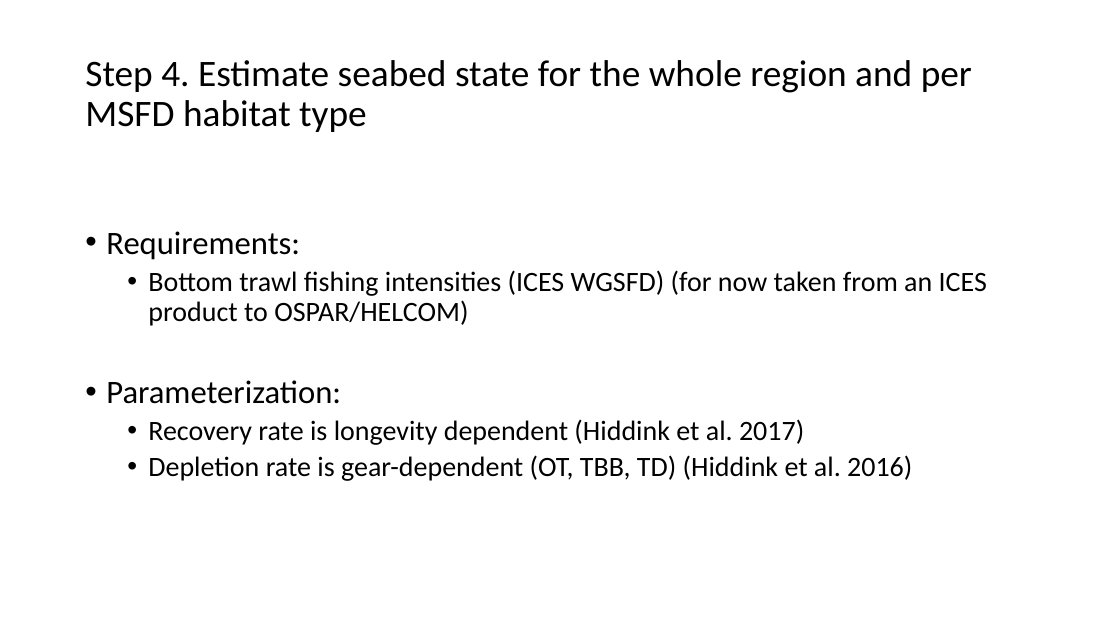
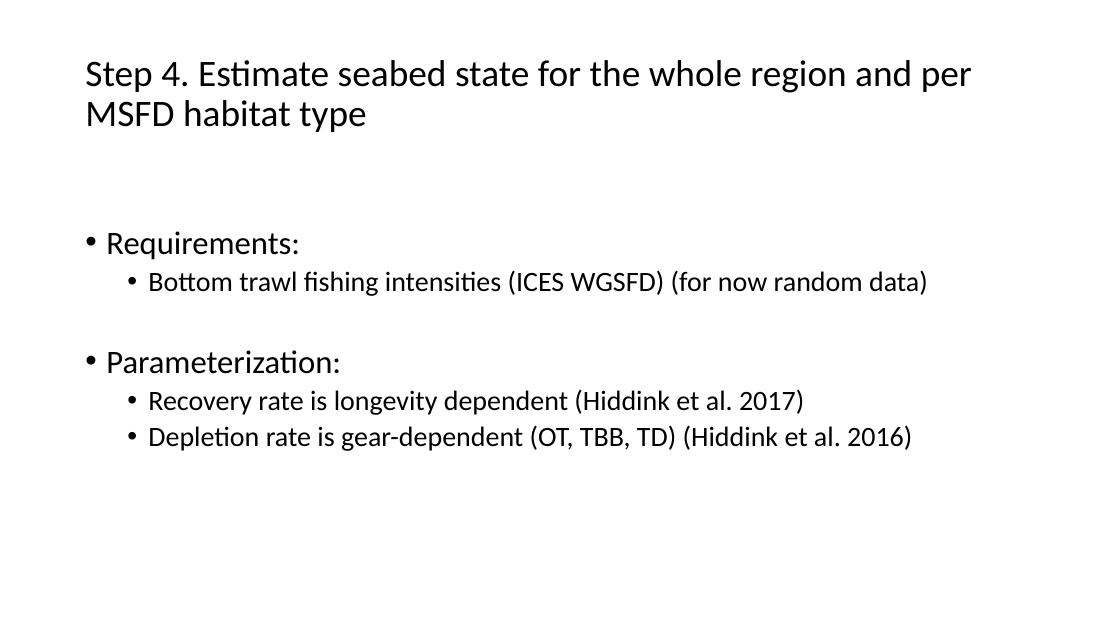
Before and after one commit to ices-eg/FBIT, a slide deck: slide 16 of TAF - ICES tutorial/Introduction to scripts and tutorial on running FBIT.pptx. Drawn at 1120x630 pixels with LibreOffice and Linux fonts; fonts in the diff are those of the drawing. Boxes give left, top, right and bottom in pixels: in the first picture for what was removed or moved away, otherwise in the second. Text is boxed around its words. In the diff, an @@ line names an element or a change of style, - is before the commit and + after.

```diff
--- a/TAF - ICES tutorial/Introduction to scripts and tutorial on running FBIT.pptx
+++ b/TAF - ICES tutorial/Introduction to scripts and tutorial on running FBIT.pptx
@@ text at <box>148,270,928,296</box>: text changed @@
-  • Bottom trawl fishing intensities (ICES WGSFD) (for now taken from an ICES product to OSPAR/HELCOM)
+  • Bottom trawl fishing intensities (ICES WGSFD) (for now random data)
```
Also in this commit, not shown: 3 other slides changed, 2 slides added, 1 slide removed.
